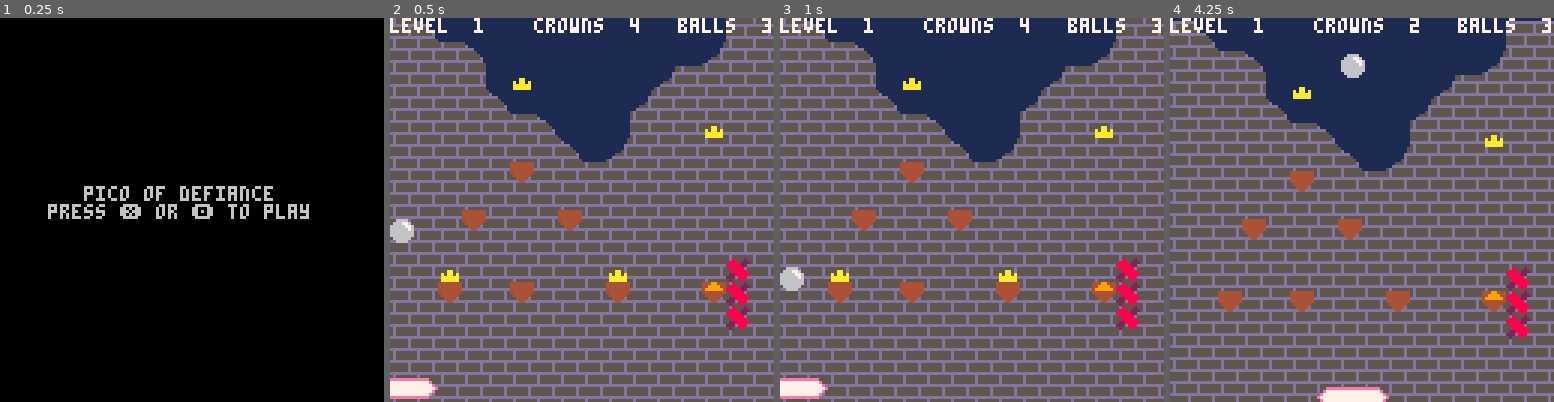
Above: before the commit, frames 1-4 (left to right).
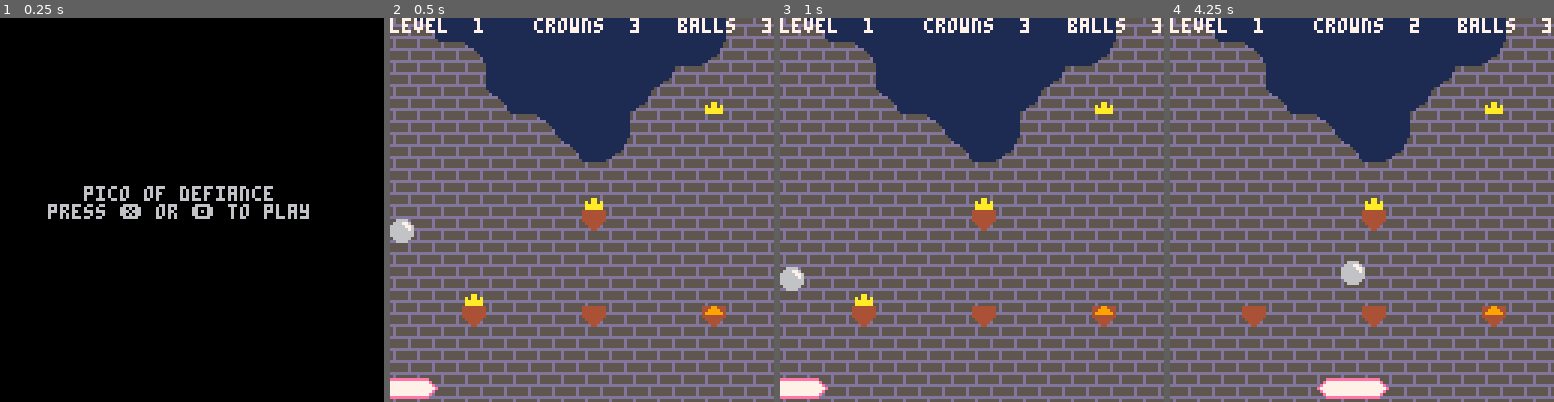
Above: after the commit, the same moments.

Repository: cinghycreations/defiance_of_pico
Game: PICO-8 cartridge defiance.p8
Two runs of this game, one before a commit and one after it. Both use one fixed random seed, a clock stepped at 60 frames per second and the inputs below.
Inputs:
- Up to frame 1 (0.25 s): no input
- Up to frame 2 (0.5 s): tap X (X key) at 0.33 s
- Up to frame 3 (1 s): tap O (Z key) at 0.7 s
- Up to frame 4 (4.25 s): tap X (X key) at 1.07, 1.85, 2.97, 4.08 s; hold Right 1.6-2.1 s; tap O (Z key) every 0.4 s from 1.7 to 4.1 s; hold Right 2.47-3.03 s; hold Left 3.08-3.58 s; hold Right from 4.02 s (still down)

Frame 1 is identical in both runs. In frame 2, 4.5% of the frame differs, in the area x 12-94%, y 0-82%; in frame 3, 4.5%; in frame 4, 50%, in the area x 0-100%, y 0-100%.

Commit message:
Made a bunch of levels

Diff:
--- a/defiance.lua
+++ b/defiance.lua
@@ -17,7 +17,6 @@
 	levels = {
 		{ 64, 0, 16, 16 },
 		{ 64, 16, 16, 16 },
-		--[[
 		{ 80, 0, 16, 16 },
 		{ 80, 16, 16, 16 },
 		{ 96, 0, 16, 16 },
@@ -32,7 +31,6 @@
 		{ 80, 32, 16, 32 },
 		{ 96, 32, 16, 32 },
 		{ 112, 32, 16, 32 },
-		]]
 	},
 }
 
--- a/defiance.p8
+++ b/defiance.p8
@@ -264,33 +264,65 @@
 __map__
 0000000000000000000000000000000039393939393939393939393939393939000000000000000000000000000000000000000000000000000000000000000000000000000000000000000000000000000000000000000000000000000000000000000000000000000000000000000000000000000000000000000000000000
 0000000000000000000000000000000039393939393939393939393939393939000000000000000000000000000000000000000000000000000000000000000000000000000000000000000000000000000000000000000000000000000000000000000000000000000000000000000000000000000000000000000000000000
-0000000000000000000000000000000039393939393949393939393949393939000000000000000000000000000000000000000000000000000000000000000000000000000300000000000000000000000000000000000000000000000000000000000000000000000000000000000000000000000000000000000000000000
-0000000000000000000000000000000039393939393939393939393939393939000000000000000000000000000000000000000000000000000000000000000000000000000000000000000000000000000000000000000000000000000000000000000000000000000000000000000000000000000000000000000000000000
-00000000000000000000000000000000391a1b1c393939393939393939393939000000000000000000000000000000000000000000000000000000000000000000000000000000000000000000030000000000000000000000000000000000000000000000000000000000000000000000000000000000000000000000000000
+0000000000000000000000000000000039393939393949393939393949393939000000000000000000000000000000000000000000000000000000000000000000000000000000000000000000000000000000000000000000000000000000000000000000000000000000000000000000000000000000000000000000000000
+0000000000000000000000000000000039393939393939393939393939393939000000000000000000000000000000000000000000000000000000000000000000000000000000000000000000030000000000000000000000000000000000000000000000000000000000000000000000000000000000000000000000000000
+00000000000000000000000000000000391a1b1c393939393939393939393939000000000000000000000000000000000000000000000000000000000000000000000000000000000000000000000000000000000000000000000000000000000000000000000000000000000000000000000000000000000000000000000000
 00000000000000000000000000000000392a3939393939393939393939393939000000000000000000000000000000000000000010111213141516171800000000000000000000000000000000000000000000000000000000000000000000000000000000000000000000000000000000000000000000000000000000000000
-00000000000000000000000000000000393a3b3c393939393939393939393939000000000000000000000000000000000000000020212223242526272800000000000000000100000000000000000000000000000000000000000000000000000000000000000000000000000000000000000000000000000000000000000000
-0000000000000000000000000000000039393939393939394939393939393939000000000000000000000000000000000000000000000030313236373800000000000000000000000000000000000000000000000000000000000000000000000000000000000000000000000000000000000000000000000000000000000000
-0000000000000000000000000000000039393939393939393939393939393939000000000000000000000000000000000000000000000040414246474800000000000001000000010000000000000000000000000000000000000000000000000000000000000000000000000000000000000000000000000000000000000000
-0000000000000000000000000000000039393949393939393939393939393939000000000000000000000000000000000000000000000000000000000000000000000000000000000000000000000000000000000000000000000000000000000000000000000000000000000000000000000000000000000000000000000000
-0000000000000000000000000000000039393939393939393939393939393939000000000000000000000000000000000000000000000000000000000000000000000300000000000003000000000400000000000000000000000000000000000000000000000000000000000000000000000000000000000000000000000000
-0000000000000000000000000000000039393939393939393939393939493939000000000000000000000000000000000000000000000000000000000000000000000100000100000001000000020400000000000000000000000000000000000000000000000000000000000000000000000000000000000000000000000000
-0000000000000000000000000000000039393939393939393939393939393939000000000000000000000000000000000000000000000000000000000000000000000000000000000000000000000400000000000000000000000000000000000000000000000000000000000000000000000000000000000000000000000000
+00000000000000000000000000000000393a3b3c393939393939393939393939000000000000000000000000000000000000000020212223242526272800000000000000000000000000000000000000000000000000000000000000000000000000000004040400040404000404040000000000000000000000000000000000
+0000000000000000000000000000000039393939393939394939393939393939000000000000000000000000000000000000000000000030313236373800000000000000000000000300000000000000000000000000000000000000000000000000000100000001000000010000000300000000000000000000000000000000
+0000000000000000000000000000000039393939393939393939393939393939000000000000000000000000000000000000000000000040414246474800000000000000000000000100000000000000000000000000000000000000000000000000000400000004000000040000000400000000000000000000000000000000
+0000000000000000000000000000000039393949393939393939393939393939000000000000000000000000000000000000000000000000000000000000000000000000000000000000000000000000000000000000040404000000000000000000000000000000000000000000000000000000000000000000000000000000
+0000000000000000000000000000000039393939393939393939393939393939000000000000000000000000000000000000000000000000000000000000000000000000000000000000000000000000000000000300000000000300000000000000000000000000000000000000000000000000000000000000000000000000
+0000000000000000000000000000000039393939393939393939393939493939000000000000000000000000000000000000000000000000000000000000000000000003000000000000000000000000000000000100000000000100000000000000010000000000000000000000000000000000000000000000000000000000
+0000000000000000000000000000000039393939393939393939393939393939000000000000000000000000000000000000000000000000000000000000000000000001000000000100000000020000000000000000000000000000000000000000000000000000000000000000000000000000000000000000000000000000
 0000000000000000000000000000000039393939393939394939393939393939000000000000000000000000000000000000000000000000000000000000000000000000000000000000000000000000000000000000000000000000000000000000000000000000000000000000000000000000000000000000000000000000
 0000000000000000000000000000000039393939393939393939393939393939000000000000000000000000000000000000000000000000000000000000000000000000000000000000000000000000000000000000000000000000000000000000000000000000000000000000000000000000000000000000000000000000
 0000000000000000000000000000000029393939393939393939393939392929000000000000000000000000000000000000000000000000000000000000000000000000000000000000000000000000000000000000000000000000000000000000000000000000000000000000000000000000000000000000000000000000
-0000000000000000000000000000000019593939393939393939393939391919000000000000000000000000000000000000000000000000000000000000000000000000000000000000000000000000000000000000000000000000000000000000000000000000000000000000000000000000000000000000000000000000
-0000000000000000000000000000000019191959393939393939393939691919000000000000000000000000000000000000000000000000000000000000000000000000000000000000000000000000000000000000000000000000000000000000000000000000000000000000000000000000000000000000000000000000
-0000000000000000000000000000000019191919393939393939396919191919000000000000000000000000000000000000000000000000000000000000000000000000000000000000000000000000000000000000000000000000000000000000000000000000000000000000000000000000000000000000000000000000
-0000000000000000000000000000000019191919593939393939691919191919000000000000000000000000000000000000000000000000000000000000000000000000000000000000000000000000000000000000000000000000000000000000000000000000000000000000000000000000000000000000000000000000
-0000000000000000000000000000000019191919191959393939191919191919000000000000000000000000000000000000000000000000000000000000000000000000030000000000000300000000000000000000000000000000000000000000000000000000000000000000000000000000000000000000000000000000
-0000000000000000000000000000000019191919191919593969191919191919000000000000000000000000000000000000000000000000000000000000000000000000000000000000000000000000000000000000000000000000000000000000000000000000000000000000000000000000000000000000000000000000
-0000000000000000000000000000000019191919191919191919191919191919000000000000000000000000000000000000000000000000000000000000000000000000000000000000000000000000000000000000000000000000000000000000000000000000000000000000000000000000000000000000000000000000
-0000000000000000000000000000000019191919191919191919191919191919000000000000000000000000000000000000000000000000000000000000000000000000000000000000000000000000000000000000000000000000000000000000000000000000000000000000000000000000000000000000000000000000
-0000000000000000000000000000000019191919191919191919191919191919000000000000000000000000000000000000000000000000000000000000000000000000000000000000000000000000000000000000000000000000000000000000000000000000000000000000000000000000000000000000000000000000
-0000000000000000000000000000000019191919191919191919191919191919000000000000000000000000000000000000000000000000000000000000000000000000000000000000000000000000000000000000000000000000000000000000000000000000000000000000000000000000000000000000000000000000
-0000000000000000000000000000000019191919191919191919191919191919000000000000000000000000000000000000000000000000000000000000000000000000000000000000000000000000000000000000000000000000000000000000000000000000000000000000000000000000000000000000000000000000
-0000000000000000000000000000000019191919191919191919191919191919000000000000000000000000000000000000000000000000000000000000000000000000020004040404000200000000000000000000000000000000000000000000000000000000000000000000000000000000000000000000000000000000
-0000000000000000000000000000000019191919191919191919191919191919000000000000000000000000000000000000000000000000000000000000000000000000000000000000000000000000000000000000000000000000000000000000000000000000000000000000000000000000000000000000000000000000
-0000000000000000000000000000000019191919191919191919191919191919000000000000000000000000000000000000000000000000000000000000000000000000000000000000000000000000000000000000000000000000000000000000000000000000000000000000000000000000000000000000000000000000
-0000000000000000000000000000000019191919191919191919191919191919000000000000000000000000000000000000000000000000000000000000000000000000000000000000000000000000000000000000000000000000000000000000000000000000000000000000000000000000000000000000000000000000
-0000000000000000000000000000000019191919191919191919191919191919000000000000000000000000000000000000000000000000000000000000000000000000000000000000000000000000000000000000000000000000000000000000000000000000000000000000000000000000000000000000000000000000
+0000000000000000000000000000000019593939393939393939393939391919000000000000000000000000000000000000000000000000000000000000000000000000000000000000000000000300000000000000000000000000000000000000000000000000000000000000000000000000000000000000000000000000
+0000000000000000000000000000000019191959393939393939393939691919000000000000000000000000000000000000000000000000000000000000000000000000000000000000000000000100000000000000000000000000000000000000000000000000000000000000000000000000000000000000000000000000
+0000000000000000000000000000000019191919393939393939396919191919000000000000000000000000000000000000000000000000000000000000000000000000000000000000000000000000000300000000000000000000000000000000000000000000000000000000000000000000000000000000000000000000
+0000000000000000000000000000000019191919593939393939691919191919000000000000000000000000000000000000000000000000000000000000000000000000000000000000010000000000000000000000000000000000000000000000000000000000000000000000000000000000000000000000000000000000
+0000000000000000000000000000000019191919191959393939191919191919000000000000000000000000000000000000000000000000000000000000000000000000000000000000000000000000000000000000000000000000000000000000000000000000000000000000000000000000000000000000000000000000
+0000000000000000000000000000000019191919191919593969191919191919000000000000000000000000000000000000000000000000000000000000000000000000000100000000000000000000000000000000000000000000000004000000000000000000000000000000000000000000000000000000000000000000
+0000000000000000000000000000000019191919191919191919191919191919000000000000000000000000000000000000000000000000000000000000000000000000000000000000000000000000000000000000000000000000000000000000000000000000000000000000000000000000000000000000000000000000
+0000000000000000000000000000000019191919191919191919191919191919000000000000000000000000000000000000000000000000000000000000000000000000000000000000000000000000000000000000000000000104010000000000000000000000000000000000000000000000000000000000000000000000
+0000000000000000000000000000000019191919191919191919191919191919000000000000000000000000000000000000000000000000000000000000000000000000000000000000000000000000000000000000000000000000000000000000000000000000000000000000000000000000000000000000000000000000
+0000000000000000000000000000000019191919191919191919191919191919000000000000000000000000000000000000000000000000000000000000000000000100000000000000000100000000000000000000000000000000000000000000000000000000000000000000000000000000000000000000000000000000
+0000000000000000000000000000000019191919191919191919191919191919000000000000000000000000000000000000000000000000000000000000000000000000000000010000000000000000000000000200000000000000000000000000000000000000000000000000000000000000000000000000000000000000
+0000000000000000000000000000000019191919191919191919191919191919000000000000000000000000000000000000000000000000000000000000000000000000000000000000000000000000000000000000000000000000000000000000000000000000000000000000000000000000000000000000000000000000
+0000000000000000000000000000000019191919191919191919191919191919000000000000000000000000000000000000000000000000000000000000000000000000000000000000000000000100000000000000000000000000000000000000000000000000000000000000000000000000000000000000000000000000
+0000000000000000000000000000000019191919191919191919191919191919000000000000000000000000000000000000000000000000000000000000000000000000000000000000000000000000000000000000000000000000000002000000000000000000000000000000000000000000000000000000000000000000
+0000000000000000000000000000000019191919191919191919191919191919000000000000000000000000000000000000000000000000000000000000000000000000000000000000000000000000000000000000000000000000000000000000000000000000000000000000000000000000000000000000000000000000
+0000000000000000000000000000000019191919191919191919191919191919000000000000000000000000000000000000000000000000000000000000000000000000000000000000000000000000000000000000000000000000000000000000000000000000000000000000000000000000000000000000000000000000
+0000000000000000000000000000000000000000000000000000000000000000000000000000000000000000000000000000000000000000000000000000000000000000000000000000000000000000000000000000000000000000000000000000000000000000000000000000000000000000000000000000000000000000
+0000000000000000000000000000000000000000000000000000000000000000000000000000000000000000000000000000000000000000000000000000000000000000000000000000000000000000000000000000000000000000000000000000000000000000000000000000000000000000000000000000000000000000
+0000000000000000000000000000000000000000000000000000000000000000000000000000000000000000000000000000000000000000000000000000000000000000000000000000000000000000000000000000000000000000000000000000000000000000000000000000000000000000000000000000000000000000
+0000000000000000000000000000000000000000000000000000000000000000000000000000000000000000000000000000000000000000000000000000000000000000000000000000000000000000000000000000000000000000000000000000000000000000000000000000000000000000000000000000000000000000
+0000000000000000000000000000000000000000000000000000000000000000000000000000000000000000000000000000000000000000000000000000000000000000000000000000000000000000000000000000000000000000000000000000000000000000000000000000000000000000000000000000000000000000
+0000000000000000000000000000000000000000000000000000000000000000000000000000000000000000000000000000000000000000000000000000000000000000000000000000000000000000000000000000000000000000000000000000000000000000000000000000000000000000000000000000000000000000
+0000000000000000000000000000000000000000000000000000000000000000000000000000000000000000000000000000000000000000000000000000000000000000000000000000000000000000000000000000000000000000000000000000000000000000000000000000000000000000000000000000000000000000
+0000000000000000000000000000000000000000000000000000000000000000000000000000000000000000000000000000000000000000000000000000000000000000000000000000000000000000000000000000000000000000000000000000000000000000000000000000000000000000000000000000000000000000
+0000000000000000000000000000000000000000000000000000000000000000000000000000000000000000000000000000000000000000000000000000000000000000000000000000000000000000000000000000000000000000000000000000000000000000000000000000000000000000000000000000000000000000
+0000000000000000000000000000000000000000000000000000000000000000000000000000000000000000000000000000000000000000000000000000000000000000000000000000000000000000000000000000000000000000000000000000000000000000000000000000000000000000000000000000000000000000
+0000000000000000000000000000000000000000000000000000000000000000000000000000000000000000000000000000000000000000000000000000000000000000000000000000000000000000000000000000000000000000000000000000000000000000000000000000000000000000000000000000000000000000
+0000000000000000000000000000000000000000000000000000000000000000000000000000000000000000000000000000000000000000000000000000000000000000000000000000000000000000000000000000000000000000000000000000000000000000000000000000000000000000000000000000000000000000
+0000000000000000000000000000000000000000000000000000000000000000000000000000000000000000000000000000000000000000000000000000000000000000000000000000000000000000000000000000000000000000000000000000000000000000000000000000000000000000000000000000000000000000
+0000000000000000000000000000000000000000000000000000000000000000000000000000000000000000000000000000000000000000000000000000000000000000000000000000000000000000000000000000000000000000000000000000000000000000000000000000000000000000000000000000000000000000
+0000000000000000000000000000000000000000000000000000000000000000000000000000000000000000000000000000000000000000000000000000000000000000000000000000000000000000000000000000000000000000000000000000000000000000000000000000000000000000000000000000000000000000
+0000000000000000000000000000000000000000000000000000000000000000000000000000000000000000000000000000000000000000000000000000000000000000000000000000000000000000000000000000000000000000000000000000000000000000000000000000000000000000000000000000000000000000
+0000000000000000000000000000000000000000000000000000000000000000000000000000000000000000000000000000000000000000000000000000000000000000000000000000000000000000000000000000000000000000000000000000000000000000000000000000000000000000000000000000000000000000
+0000000000000000000000000000000000000000000000000000000000000000000000000000000000000000000000000000000000000000000000000000000000000000000000000000000000000000000000000000000000000000000000000000000000000000000000000000000000000000000000000000000000000000
+0000000000000000000000000000000000000000000000000000000000000000000000000000000000000000000000000000000000000000000000000000000000000000000000000000000000000000000000000000000000000000000000000000000000000000000000000000000000000000000000000000000000000000
+0000000000000000000000000000000000000000000000000000000000000000000000000000000000000000000000000000000000000000000000000000000000000000000000000000000000000000000000000000000000000000000000000000000000000000000000000000000000000000000000000000000000000000
+0000000000000000000000000000000000000000000000000000000000000000000000000000000000000000000000000000000000000000000000000000000000000000000000000000000000000000000000000000000000000000000000000000000000000000000000000000000000000000000000000000000000000000
+0000000000000000000000000000000000000000000000000000000000000000000000000000000000000000000000000000000000000000000000000000000000000000000000000000000000000000000000000000000000000000000000000000000000000000000000000000000000000000000000000000000000000000
+0000000000000000000000000000000000000000000000000000000000000000000000000000000000000000000000000000000000000000000000000000000000000000000000000000000000000000000000000000000000000000000000000000000000000000000000000000000000000000000000000000000000000000
+0000000000000000000000000000000000000000000000000000000000000000000000000000000000000000000000000000000000000000000000000000000000000000000000000000000000000000000000000000000000000000000000000000000000000000000000000000000000000000000000000000000000000000
+0000000000000000000000000000000000000000000000000000000000000000000000000000000000000000000000000000000000000000000000000000000000000000000000000000000000000000000000000000000000000000000000000000000000000000000000000000000000000000000000000000000000000000
+0000000000000000000000000000000000000000000000000000000000000000000000000000000000000000000000000000000000000000000000000000000000000000000000000000000000000000000000000000000000000000000000000000000000000000000000000000000000000000000000000000000000000000
+0000000000000000000000000000000000000000000000000000000000000000000000000000000000000000000000000000000000000000000000000000000000000000000000000000000000000000000000000000000000000000000000000000000000000000000000000000000000000000000000000000000000000000
+0000000000000000000000000000000000000000000000000000000000000000000000000000000000000000000000000000000000000000000000000000000000000000000000000000000000000000000000000000000000000000000000000000000000000000000000000000000000000000000000000000000000000000
+0000000000000000000000000000000000000000000000000000000000000000000000000000000000000000000000000000000000000000000000000000000000000000000000000000000000000000000000000000000000000000000000000000000000000000000000000000000000000000000000000000000000000000
+0000000000000000000000000000000000000000000000000000000000000000000000000000000000000000000000000000000000000000000000000000000000000000000000000000000000000000000000000000000000000000000000000000000000000000000000000000000000000000000000000000000000000000
+0000000000000000000000000000000000000000000000000000000000000000000000000000000000000000000000000000000000000000000000000000000000000000000000000000000000000000000000000000000000000000000000000000000000000000000000000000000000000000000000000000000000000000
+0000000000000000000000000000000000000000000000000000000000000000000000000000000000000000000000000000000000000000000000000000000000000000000000000000000000000000000000000000000000000000000000000000000000000000000000000000000000000000000000000000000000000000
Not shown, changed: map.tmj
